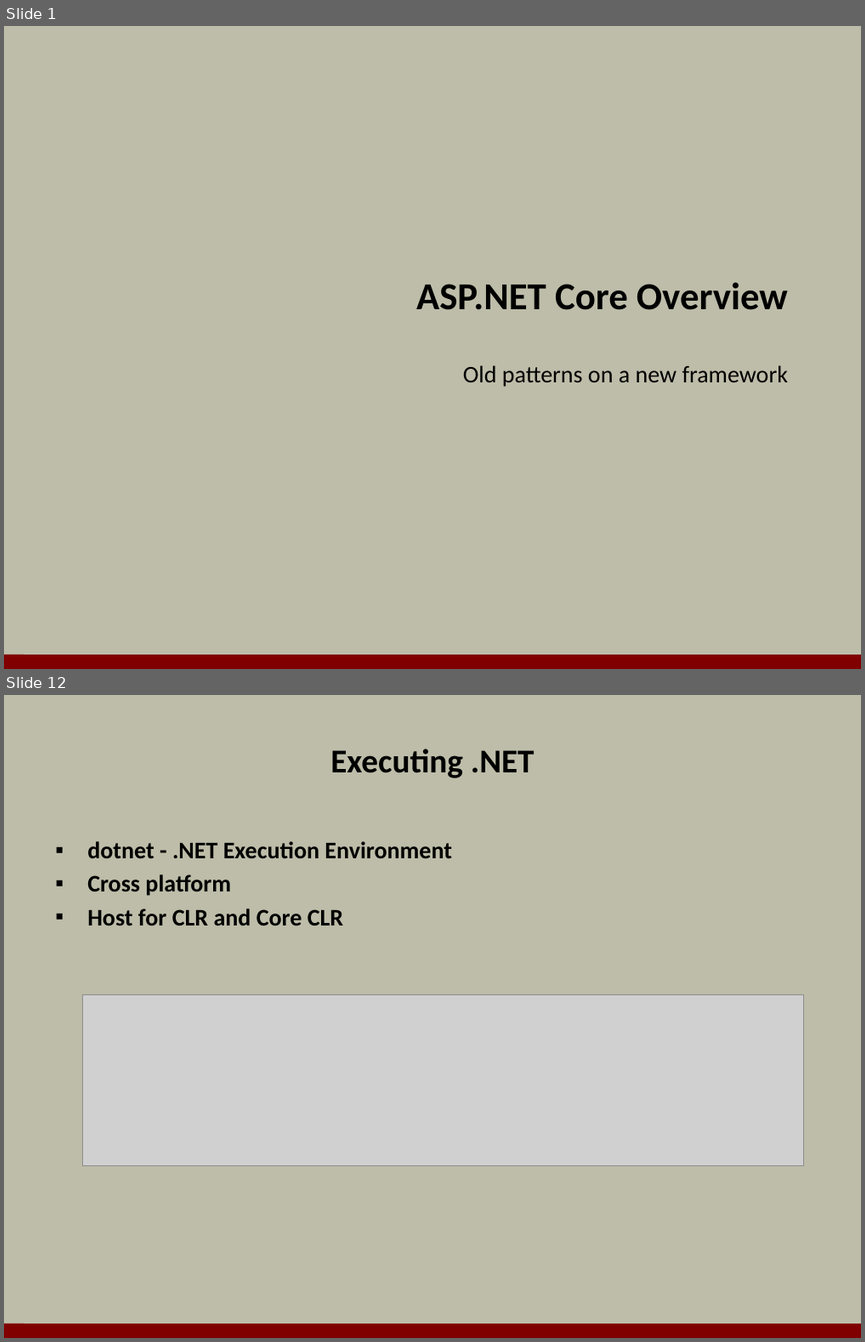
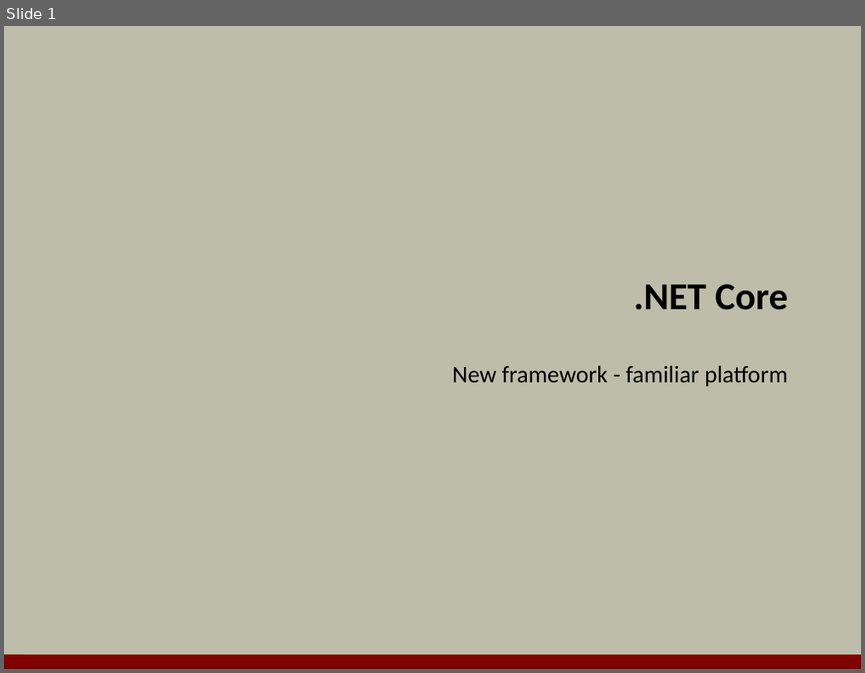
Before and after one commit to OdeToCode/classes, a slide deck: aspnet5/slides/01_Overview.pptx. Shown one above the other, each under a label of ours: slides 1 and 12 before the commit, slide 1 after it; the slides between them are not shown. The pictures are 865x1342 and 865x673 pixels, drawn with LibreOffice and Linux fonts; fonts in the diff are those of the drawing; grey boxes stand for pictures; background and template pictures are left out. Boxes give left, top, right and bottom in pixels: in the first picture for what was removed or moved away, otherwise in the second. Text is boxed around its words. In the diff, an @@ line names an element or a change of style, - is before the commit and + after.

```diff
--- a/aspnet5/slides/01_Overview.pptx
+++ b/aspnet5/slides/01_Overview.pptx
@@ slide 12 removed at [4, 695, 861, 1338], background #BDBDA9; not listed: 1 template element that a slide beside it also shows @@
@@ title removed at [330, 749, 534, 778] @@
-Executing .NET
@@ text removed at [87, 841, 452, 925] @@
-▪ dotnet - .NET Execution Environment
-▪ Cross platform
-▪ Host for CLR and Core CLR
@@ picture removed at [83, 995, 804, 1165] @@
@@ slide 1 changed as well @@
@@ title at [634, 284, 788, 310]: text changed @@
-ASP.NET Core Overview
+.NET Core
@@ subtitle at [452, 365, 788, 386]: text changed @@
-Old patterns on a new framework
+New framework - familiar platform
```
Also in this commit, not shown: 12 slides added, 16 other slides removed, 6 other files.
